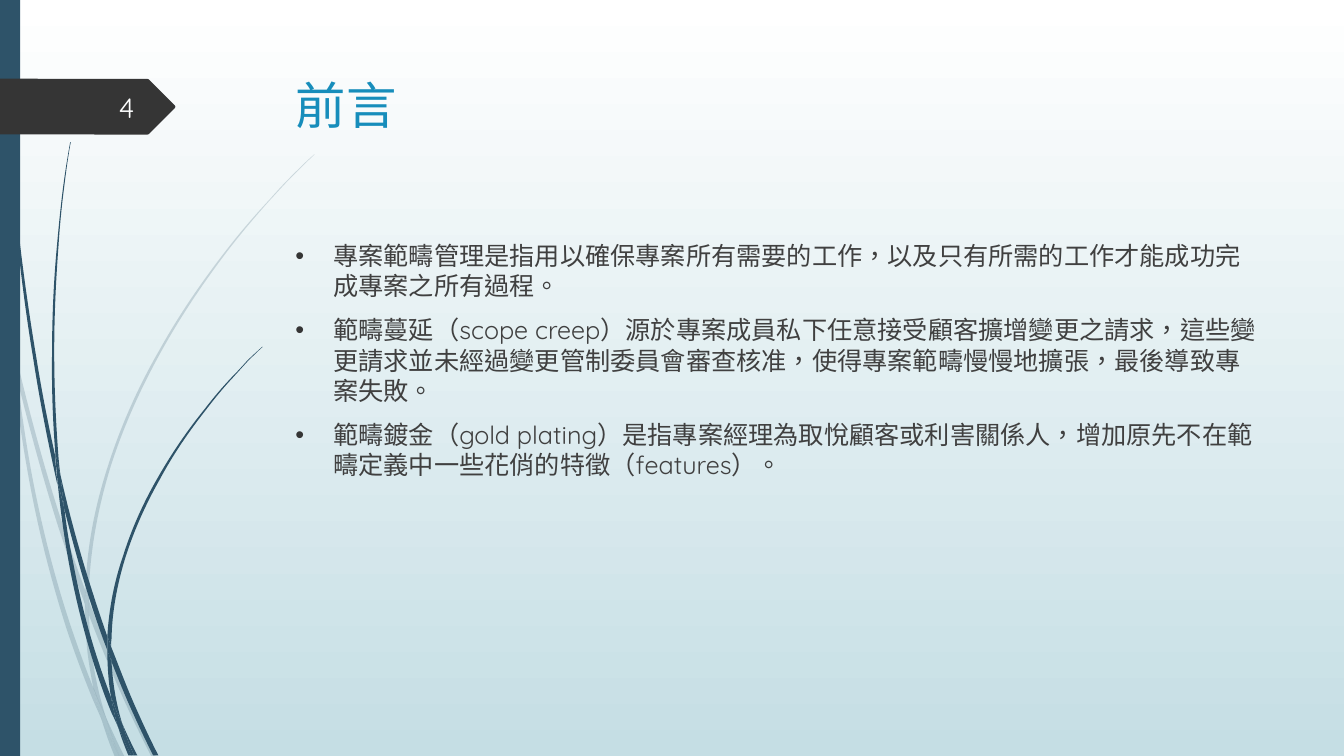
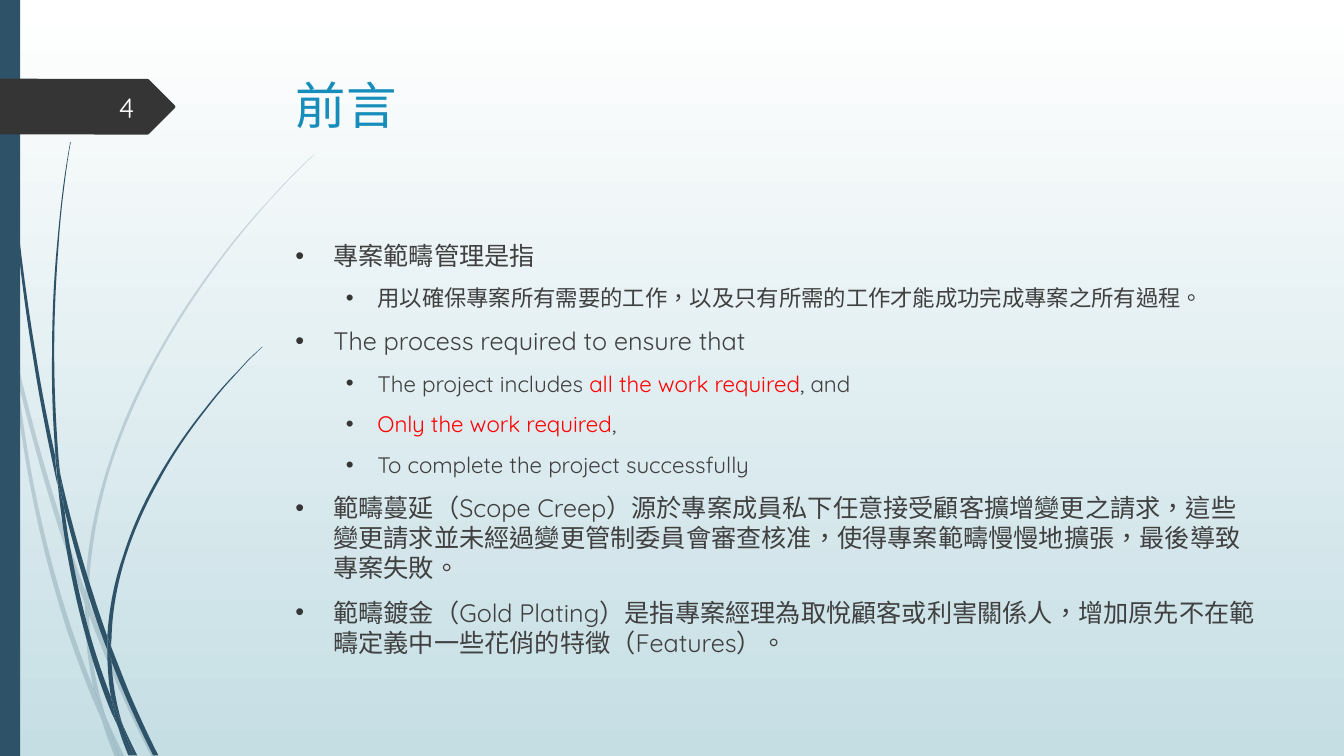
Before and after one commit to ywdeng/uscojywdeng, a slide deck: slide 4 of src/assets/1091/ProjectManagement/CH06/06.pptx. Drawn at 1344x756 pixels with LibreOffice and Linux fonts; fonts in the diff are those of the drawing. Boxes give left, top, right and bottom in pixels: in the first picture for what was removed or moved away, otherwise in the second. Text is boxed around its words. In the diff, an @@ line names an element or a change of style, - is before the commit and + after.

Commit message:
增加 資訊安全 第五章

```diff
--- a/src/assets/1091/ProjectManagement/CH06/06.pptx
+++ b/src/assets/1091/ProjectManagement/CH06/06.pptx
@@ text at (333,244,1254,655): text changed @@
-• 專案範疇管理是指用以確保專案所有需要的工作，以及只有所需的工作才能成功完成專案之所有過程。
-• 範疇蔓延（scope creep）源於專案成員私下任意接受顧客擴增變更之請求，這些變更請求並未經過變更管制委員會審查核准，使得專案範疇慢慢地擴張，最後導致專案失敗。
-• 範疇鍍金（gold plating）是指專案經理為取悅顧客或利害關係人，增加原先不在範疇定義中一些花俏的特徵（features）。
+• 專案範疇管理是指
+  • 用以確保專案所有需要的工作，以及只有所需的工作才能成功完成專案之所有過程。
+• The process required to ensure that
+  • The project includes all the work required, and
+  • Only the work required,
+  • To complete the project successfully
+• 範疇蔓延（Scope Creep）源於專案成員私下任意接受顧客擴增變更之請求，這些變更請求並未經過變更管制委員會審查核准，使得專案範疇慢慢地擴張，最後導致專案失敗。
+• 範疇鍍金（Gold Plating）是指專案經理為取悅顧客或利害關係人，增加原先不在範疇定義中一些花俏的特徵（Features）。
```
Also in this commit, not shown: 16 other slides changed, 44 slides added, 3 slides removed, 4 other files.
